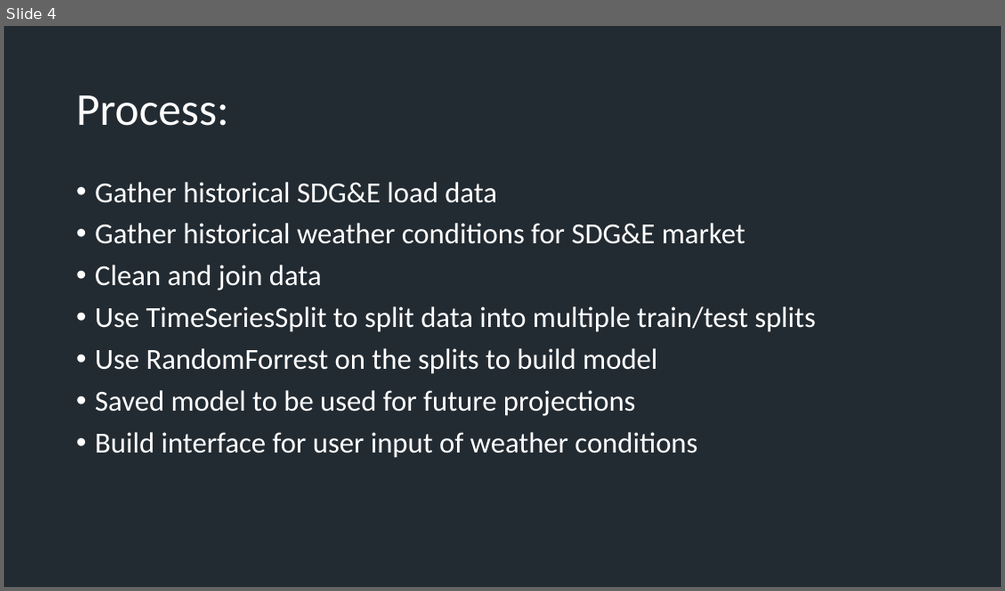
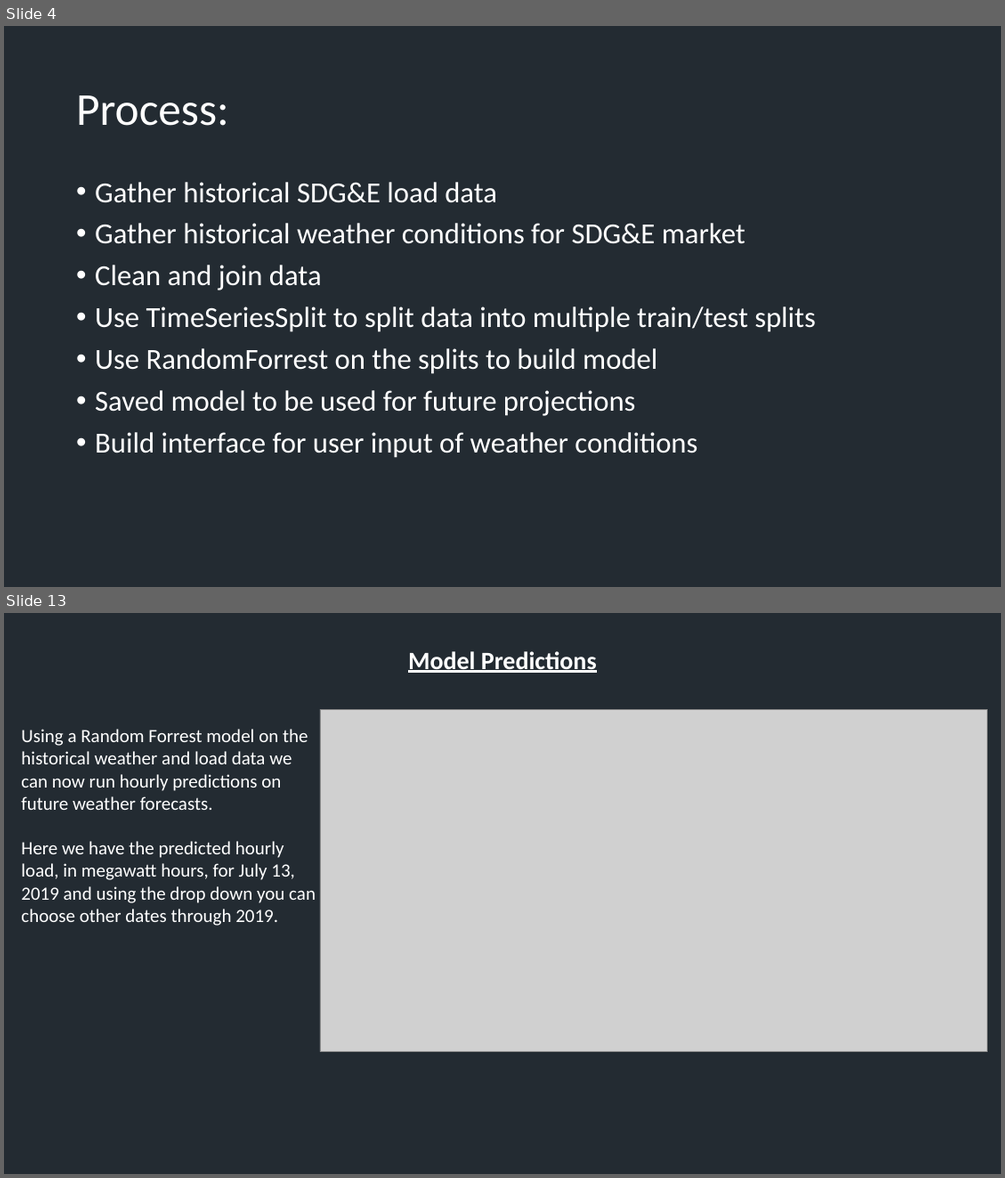
Before and after one commit to Matlickp/Energy_Load_Forecasting, a slide deck: Energy Load Forecasting Presentation.pptx. Shown one above the other, each under a label of ours: slide 4 before the commit, slides 4 and 13 after it; the slides between them are not shown. The pictures are 1005x591 and 1005x1178 pixels, drawn with LibreOffice and Linux fonts; fonts in the diff are those of the drawing; grey boxes stand for pictures; background and template pictures are left out. Boxes give left, top, right and bottom in pixels: in the first picture for what was removed or moved away, otherwise in the second. Text is boxed around its words. In the diff, an @@ line names an element or a change of style, - is before the commit and + after.

Commit message:
updated presentation, added images

```diff
--- a/Energy Load Forecasting Presentation.pptx
+++ b/Energy Load Forecasting Presentation.pptx
@@ slide 13 added at [4, 613, 1001, 1174], background picture (left out) @@
@@ text added at [408, 651, 597, 673], 48 pt, text #FFFFFF, bold, underline @@
+Model Predictions
@@ picture added at [320, 709, 987, 1052] @@
@@ text added at [21, 729, 316, 925], 36 pt, text #FFFFFF @@
+Using a Random Forrest model on the historical weather and load data we can now run hourly predictions on future weather forecasts.
+Here we have the predicted hourly load, in megawatt hours, for July 13, 2019 and using the drop down you can choose other dates through 2019.
```
Also in this commit, not shown: 1 slide changed, 8 other slides added, 6 slides removed, 5 other files.
